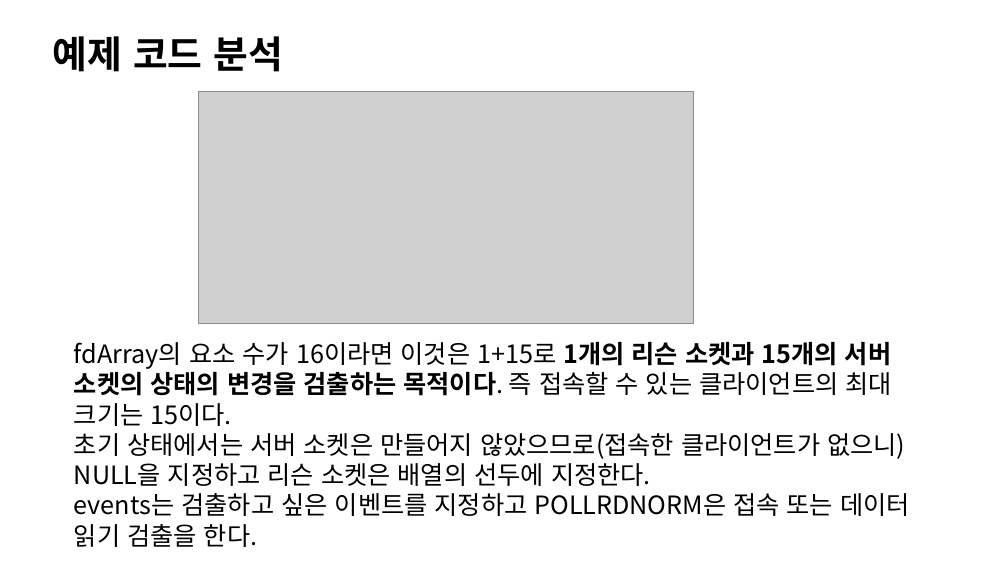
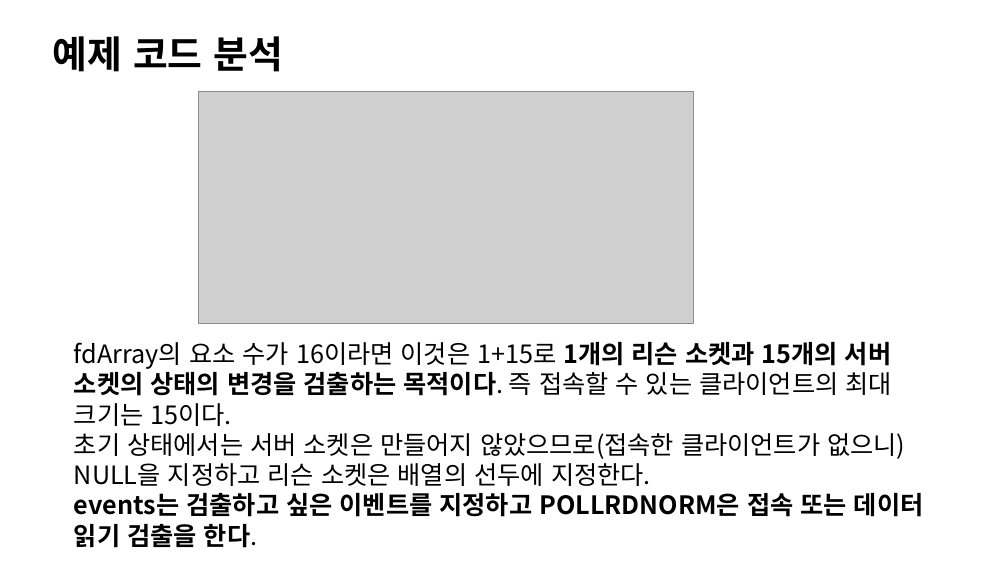
Before and after one commit to Dylan-Jang/conf_cpp_korea_201702, a slide deck: slide 21 of WSAPoll, Fast Loopback.pptx (slide 18 before the commit). Drawn at 1008x567 pixels with LibreOffice and Linux fonts; fonts in the diff are those of the drawing; grey boxes stand for pictures. Boxes give left, top, right and bottom in pixels: in the first picture for what was removed or moved away, otherwise in the second. Text is boxed around its words. In the diff, an @@ line names an element or a change of style, - is before the commit and + after.

```diff
--- a/WSAPoll, Fast Loopback.pptx
+++ b/WSAPoll, Fast Loopback.pptx
@@ text at (x1=74, y1=493, x2=924, y2=548): bold on in "events는 검출하고 싶은 이벤트를 지정하고 POLLRDNORM은 접속 ..." @@
```
Also in this commit, not shown: 3 other slides changed, 4 slides added, 1 slide removed.
